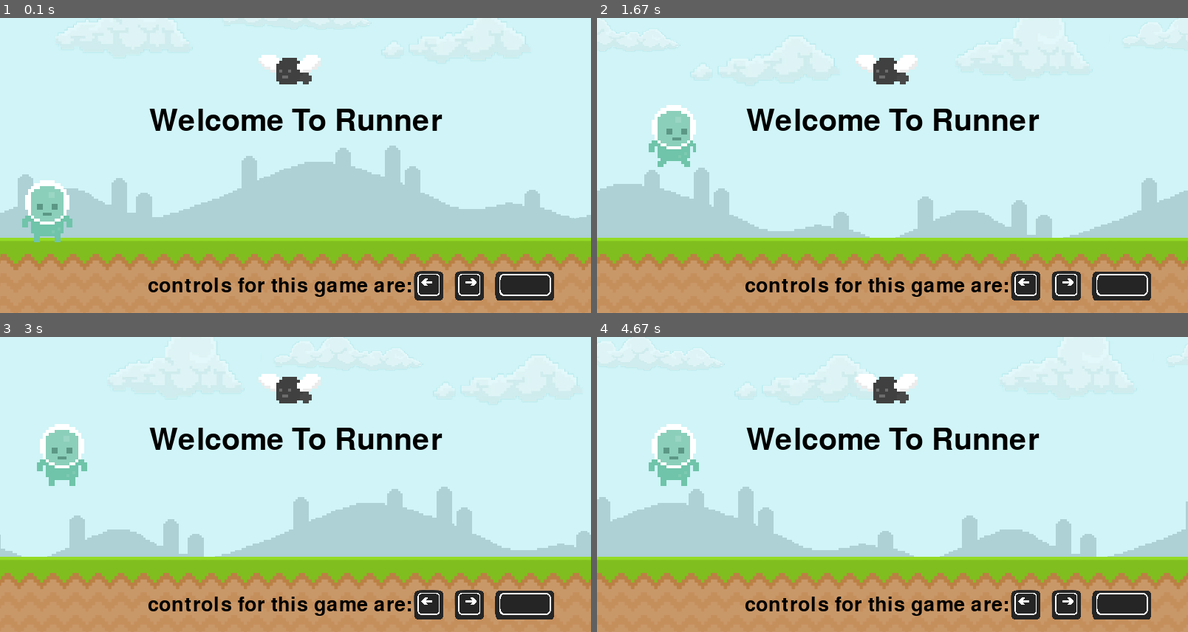
Above: before the commit, frames 1-4 (two rows, left to right).
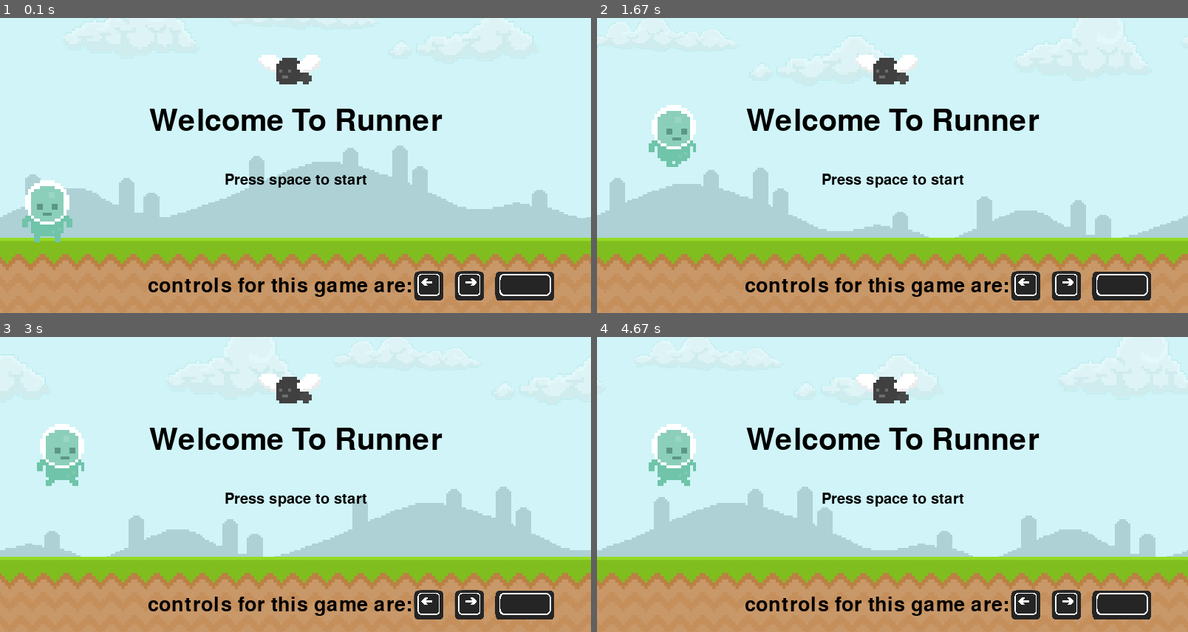
Above: after the commit, the same moments.

Repository: Mraakz/pygame-Learn
Game: pygame game, started from test.py
Two runs of this game, one before a commit and one after it. Both use one fixed random seed, a clock stepped at 60 frames per second and the inputs below.
Inputs:
- Up to frame 1 (0.1 s): no input
- Up to frame 2 (1.67 s): tap Space at 0.33, 0.73, 1.03, 1.23, 1.53 s; hold Right 0.67-1.13 s; hold Right 1.17-1.63 s
- Up to frame 3 (3 s): hold Left 1.67-2.2 s; tap Space at 1.73, 2.03, 2.3, 2.6, 2.73 s; hold Left 2.23-2.63 s; hold Right from 2.67 s (still down)
- Up to frame 4 (4.67 s): tap Space at 3.03, 3.4, 3.7, 3.9, 4.2, 4.4 s; release Right at 3.3 s; hold Left 3.33-3.8 s; hold Right 3.83-4.3 s; hold Right from 4.33 s (still down)

The runs differ from the first frame. In frame 1, 5.8% of the frame differs, in the area x 0-100%, y 0-86%; in frame 2, 10%; in frame 3, 10%; in frame 4, 10%.

Commit message:
11/19/2023

Diff:
--- a/test.py
+++ b/test.py
@@ -3,6 +3,34 @@
 
 space = False
 prespace = False
+
+def move_sky():
+    global sx
+    global s2x
+    sx-= 10
+    if sx <= -810:
+        sx = 800
+        print("picture sky1 has reach out of screen")
+    else:
+        if sx != 800:
+            s2x -= 10
+            if s2x == -800:
+                s2x = 800
+                print("picture sky2 has reach out of screen")
+
+def move_ground():
+    global gx
+    global g2x
+    gx-= 10
+    if gx <= -810:
+        gx = 800
+        print("picture ground1 has reach out of screen")
+    else:
+        if gx != 800:
+            g2x -= 10
+            if g2x == -800:
+                g2x = 800
+                print("picture ground2 has reach out of screen")
 
 def spaced():
     global space
@@ -18,6 +46,7 @@
         sy += 30
         s2y += 30
 
+
 pygame.init()
 screen = pygame.display.set_mode((800,400))
 pygame.display.set_caption('runner')
@@ -48,10 +77,12 @@
 #Start text
 font1 = pygame.font.SysFont("None", 60)
 font2 =pygame.font.SysFont("None", 40)
+font3 =pygame.font.SysFont("None", 30)
 text1 = font1.render('Welcome To Runner', True, 'Black')
 text2 = font2.render('controls for this game are:', True, 'Black')
-#txt_width = text2.get_width()
-#txt_height = text2.get_height()
+text3 = font3.render('Press space to start', True, 'Black')
+txt_width = text3.get_width()
+txt_height = text3.get_height()
 
 
 #player and fly list of images to scroll thru
@@ -76,6 +107,7 @@
 pygame.time.set_timer(GROUND_MOVEMENT, 30)
 pygame.time.set_timer(CUSTOM_EVEN, 1000)
 
+start = False
 running = True
 space = False
 prespace = False
@@ -100,6 +132,8 @@
 txy1 = 120
 txx2 = 200
 txy2 = 350
+txx3 = 304
+txy3 = 210
 lax = 560
 lay = 343
 rax = 615
@@ -110,6 +144,7 @@
 def starting():
     screen.blit(text1,(txx1, txy1))
     screen.blit(text2,(txx2, txy2))
+    screen.blit(text3,(txx3, txy3))
     screen.blit(Left_arrow,(lax, lay))
     screen.blit(Right_arrow,(rax, ray))
     screen.blit(Space_button,(spx, spy))
@@ -125,75 +160,62 @@
 while running:
     images()
     starting()
-
+    #print(txt_width, txt_height)
     for event in pygame.event.get():
+
         if event.type == pygame.QUIT:
             pygame.quit()
             exit()
 
-        if event.type == PLAYER_MOVEMENT:
-            im = (im + 1) % len(list)
-            player = pygame.image.load(list[im])
-
-        if event.type == FLY_MOVEMENT:
-            fl = (fl + 1) % len(list1)
-            fly = pygame.image.load(list1[fl])
-
-        if event.type == SKY_MOVEMENT:
-            sx-= 10
-            if sx <= -810:
-                sx = 800
-                print("picture sky1 has reach out of screen")
-            else:
-                if sx != 800:
-                    s2x -= 10
-                    if s2x == -800:
-                        s2x = 800
-                        print("picture sky2 has reach out of screen")
-
-        if event.type == GROUND_MOVEMENT:
-            gx-= 10
-            if gx <= -810:
-                gx = 800
-                print("picture ground1 has reach out of screen")
-                #print(txt_width, txt_height)
-            else:
-                if gx != 800:
-                    g2x -= 10
-                    if g2x == -800:
-                        g2x = 800
-                        print("picture ground2 has reach out of screen")
-
-
-        elif event.type == pygame.KEYDOWN and event.key == pygame.K_SPACE:
-            spaced()
-            print("Spacebar pressed - Action 1")
-
-
-        elif event.type == CUSTOM_EVEN and space:
-            while y != 220:
-                y += 2
-            sy -= 30
-            s2y -= 30
-            print("Action 2")
-            space = False
-            prespace = space
-
-        elif event.type == pygame.KEYDOWN and event.key == pygame.K_RIGHT:
-            right = True
-            print("right button has been pressed")
-
-        elif event.type == pygame.KEYDOWN and event.key == pygame.K_LEFT:
-            left = True
-            print("left button has been pressed")
-
-        while right:
-            x+=20
-            right = False
-
-        while left:
-            x-=20
-            left = False
+
+        if event.type == pygame.KEYDOWN and event.key == pygame.K_SPACE:
+            start = True
+
+        if start == True:
+            if event.type == PLAYER_MOVEMENT:
+                im = (im + 1) % len(list)
+                player = pygame.image.load(list[im])
+
+            if event.type == FLY_MOVEMENT:
+                fl = (fl + 1) % len(list1)
+                fly = pygame.image.load(list1[fl])
+
+            if event.type == SKY_MOVEMENT:
+                move_sky()
+
+            if event.type == GROUND_MOVEMENT:
+                move_ground()
+
+
+            elif event.type == pygame.KEYDOWN and event.key == pygame.K_SPACE:
+                spaced()
+                print("Spacebar pressed - Action 1")
+
+
+            elif event.type == CUSTOM_EVEN and space:
+                while y != 220:
+                    y += 2
+                sy -= 30
+                s2y -= 30
+                print("Action 2")
+                space = False
+                prespace = space
+
+            elif event.type == pygame.KEYDOWN and event.key == pygame.K_RIGHT:
+                right = True
+                print("right button has been pressed")
+
+            elif event.type == pygame.KEYDOWN and event.key == pygame.K_LEFT:
+                left = True
+                print("left button has been pressed")
+
+            while right:
+                x+=20
+                right = False
+
+            while left:
+                x-=20
+                left = False
 
     pygame.display.update()
     clock.tick(60)
